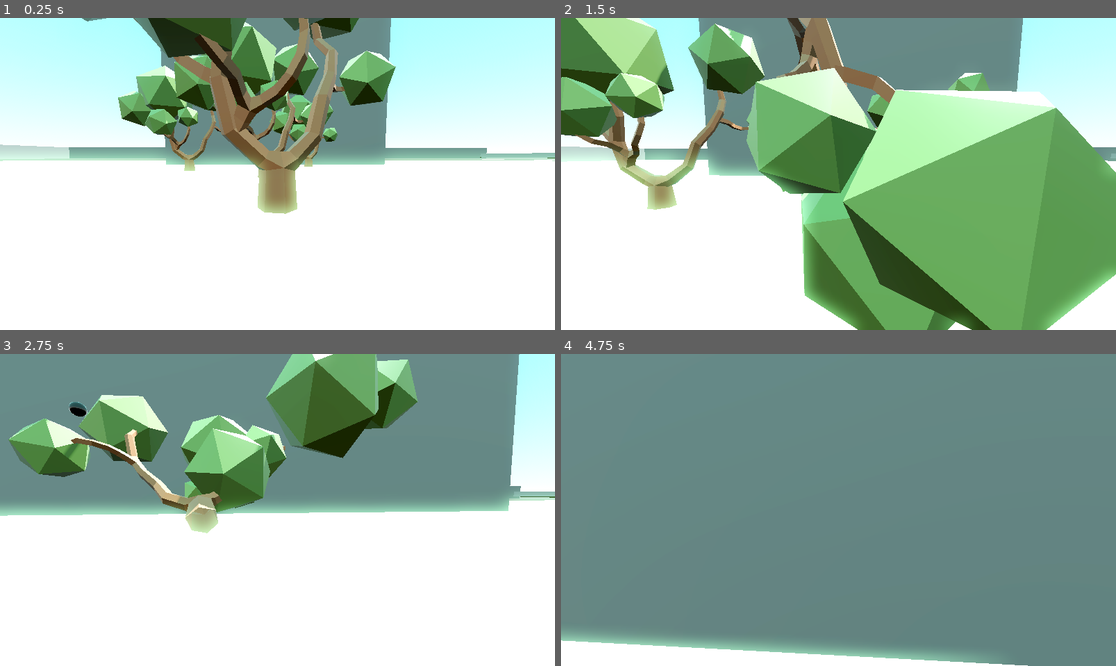
Above: before the commit, frames 1-4 (two rows, left to right).
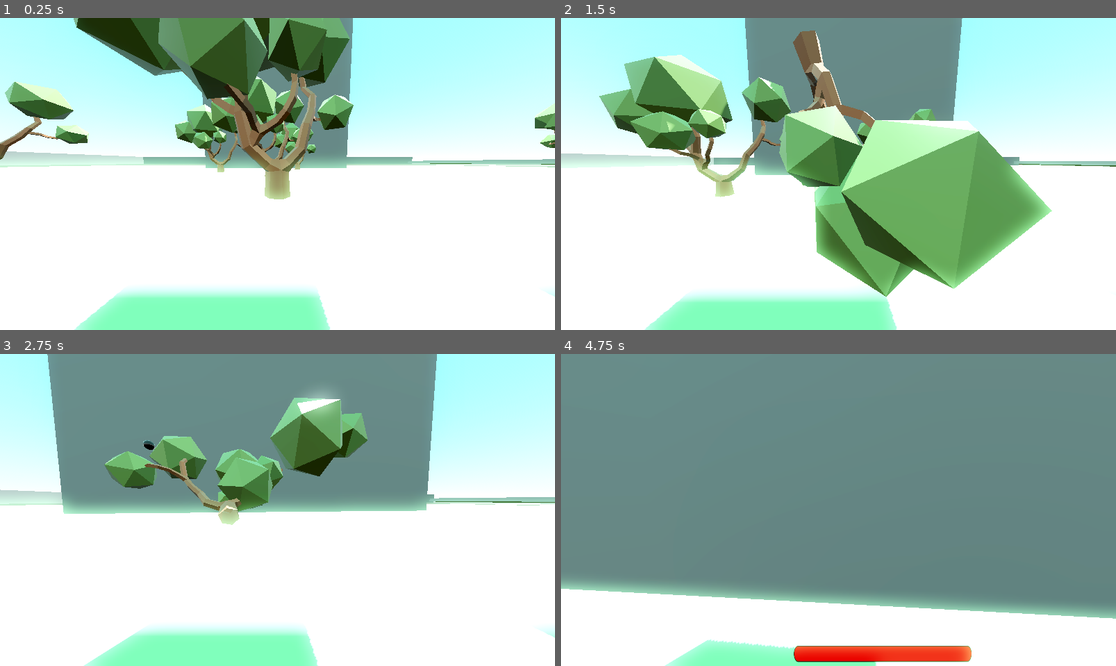
Above: after the commit, the same moments.

Repository: KrukDallan/Godot-test-game
Game: Godot game, scene res://node_3d.tscn
Same seed, same stepped clock (60 frames per second), same inputs: the game is played once before the commit and once after it.
Inputs (mouse positions are in pixels of both pictures, inside the frame that each line leads up to):
- Up to frame 1 (0.25 s): no input
- Up to frame 2 (1.5 s): move the mouse to (866, 174) at 0.52 s; hold Right mouse button (dash) 0.53-1.28 s; hold Up (ui_up) from 0.53 s (still down); tap Space at 0.77 s; move the mouse to (810, 174) at 1.27 s; click (810, 174) at 1.35 s
- Up to frame 3 (2.75 s): keep holding Up (ui_up); tap Space at 1.52 s; move the mouse to (288, 503) at 2.02 s; hold Right mouse button (dash) from 2.03 s (still down)
- Up to frame 4 (4.75 s): keep holding Up (ui_up); move the mouse to (832, 516) at 2.77 s; release Right mouse button (dash) at 2.78 s; click (832, 516) at 2.85 s; tap Space at 3.02, 3.77, 4.52 s; move the mouse to (877, 513) at 3.52 s; hold Right mouse button (dash) 3.53-4.28 s; move the mouse to (794, 506) at 4.27 s; click (794, 506) at 4.35 s

The runs differ from the first frame. In frame 1, 30% of the frame differs, in the area x 0-100%, y 0-100%; in frame 2, 54%; in frame 3, 34%; in frame 4, 21%.

Commit message:
42.391796, -116.499671

Diff:
--- a/character/character.tscn
+++ b/character/character.tscn
@@ -30,6 +30,7 @@
 [node name="Camera3D" type="Camera3D" parent="TwistPivot/PitchPivot"]
 transform = Transform3D(1, -3.18388e-16, 3.4746e-16, 3.4746e-16, 0.996195, -0.0871558, -3.18388e-16, 0.0871558, 0.996195, 2.08165e-12, 1, 5)
 current = true
+fov = 100.0
 
 [node name="RayCast3D" type="RayCast3D" parent="TwistPivot/PitchPivot"]
 transform = Transform3D(1, -3.48787e-16, 3.48787e-16, 3.48787e-16, 1, 2.71644e-08, -3.48787e-16, -5.25882e-08, 1, 2.08165e-12, -0.867, -1.5)
--- a/entities/enemies/base_enemy/base_enemy.gd
+++ b/entities/enemies/base_enemy/base_enemy.gd
@@ -25,3 +25,14 @@
 		apply_impulse(-move_to * delta * 800)
 		moving_threshold = 0.0
 	moving_threshold += delta
+
+	var colliders = get_colliding_bodies()
+	for collider in colliders:
+		if collider.is_in_group("Ball"):
+			$SubViewport/ProgressBar.value = $SubViewport/ProgressBar.value - 5
+			if $SubViewport/ProgressBar.value <= 0:
+				die()
+
+
+func die():
+	queue_free()
--- a/entities/enemies/base_enemy/base_enemy.tscn
+++ b/entities/enemies/base_enemy/base_enemy.tscn
@@ -1,6 +1,7 @@
-[gd_scene load_steps=4 format=3 uid="uid://8lyci8p8ejfi"]
+[gd_scene load_steps=6 format=3 uid="uid://8lyci8p8ejfi"]
 
 [ext_resource type="Script" path="res://entities/enemies/base_enemy/base_enemy.gd" id="1_yv0g8"]
+[ext_resource type="PackedScene" uid="uid://c17bifosi71b7" path="res://objects/healthbar.tscn" id="2_0aja3"]
 
 [sub_resource type="PrismMesh" id="PrismMesh_gur22"]
 size = Vector3(12, 12, 12)
@@ -8,9 +9,14 @@
 [sub_resource type="ConvexPolygonShape3D" id="ConvexPolygonShape3D_bqrbb"]
 points = PackedVector3Array(0.46573, -4.9665, -3.5, 0.146545, 4.70691, 3.30228, 0.146545, 4.70691, -3.31816, -4.98809,  …(262 unchanged characters)…
 
+[sub_resource type="ViewportTexture" id="ViewportTexture_o7tj5"]
+viewport_path = NodePath("SubViewport")
+
 [node name="BaseEnemy" type="RigidBody3D"]
 collision_layer = 2
 collision_mask = 7
+max_contacts_reported = 5
+contact_monitor = true
 script = ExtResource("1_yv0g8")
 
 [node name="MeshInstance3D" type="MeshInstance3D" parent="."]
@@ -18,3 +24,14 @@
 
 [node name="CollisionShape3D" type="CollisionShape3D" parent="."]
 shape = SubResource("ConvexPolygonShape3D_bqrbb")
+
+[node name="SubViewport" type="SubViewport" parent="."]
+transparent_bg = true
+
+[node name="ProgressBar" parent="SubViewport" instance=ExtResource("2_0aja3")]
+value = 100.0
+
+[node name="Sprite3D" type="Sprite3D" parent="."]
+transform = Transform3D(2, 0, 0, 0, 4, 0, 0, 0, 2, 0, 9.53566, 0)
+billboard = 1
+texture = SubResource("ViewportTexture_o7tj5")
--- a/objects/healthbar.tscn
+++ b/objects/healthbar.tscn
@@ -1,15 +1,40 @@
 [gd_scene load_steps=3 format=3 uid="uid://c17bifosi71b7"]
 
-[ext_resource type="Texture2D" uid="uid://ksrjpwnwhacd" path="res://objects/resources/greenbar-2.png" id="1_e2j5g"]
+[sub_resource type="StyleBoxFlat" id="StyleBoxFlat_f2ypx"]
+bg_color = Color(0.27451, 0.27451, 0.27451, 1)
+border_width_left = 1
+border_width_top = 1
+border_width_right = 1
+border_width_bottom = 1
+border_color = Color(0, 0, 0, 1)
+corner_radius_top_left = 16
+corner_radius_top_right = 16
+corner_radius_bottom_right = 16
+corner_radius_bottom_left = 16
 
-[sub_resource type="StandardMaterial3D" id="StandardMaterial3D_3feah"]
-transparency = 1
-albedo_color = Color(0.141176, 1, 0.14902, 1)
-billboard_mode = 1
+[sub_resource type="StyleBoxFlat" id="StyleBoxFlat_mwy5m"]
+bg_color = Color(0.827451, 0, 0, 1)
+border_width_left = 1
+border_width_top = 1
+border_width_right = 1
+border_width_bottom = 1
+border_color = Color(0, 0, 0, 1)
+corner_radius_top_left = 16
+corner_radius_top_right = 16
+corner_radius_bottom_right = 16
+corner_radius_bottom_left = 16
 
-[node name="healthbar" type="Node3D"]
-
-[node name="Sprite3D" type="Sprite3D" parent="."]
-material_override = SubResource("StandardMaterial3D_3feah")
-texture = ExtResource("1_e2j5g")
-region_enabled = true
+[node name="Node2D" type="ProgressBar"]
+anchors_preset = -1
+anchor_top = 0.499074
+anchor_right = 1.0
+anchor_bottom = 0.544444
+grow_horizontal = 2
+grow_vertical = 2
+size_flags_vertical = 1
+theme_override_styles/background = SubResource("StyleBoxFlat_f2ypx")
+theme_override_styles/fill = SubResource("StyleBoxFlat_mwy5m")
+step = 1.0
+value = 50.0
+show_percentage = false
+metadata/_edit_use_anchors_ = true
